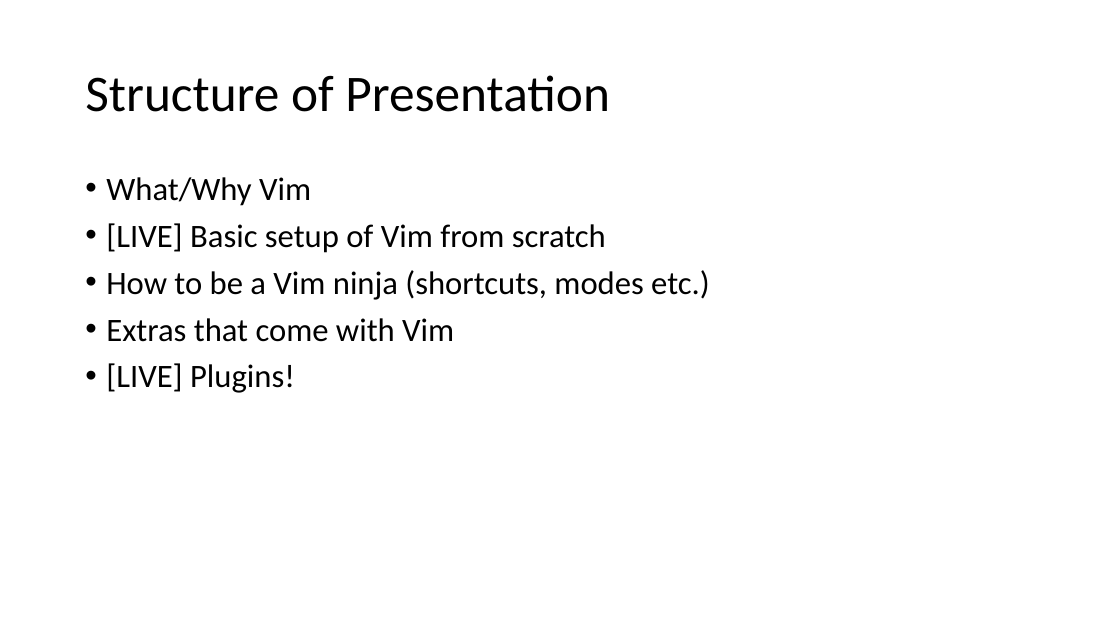
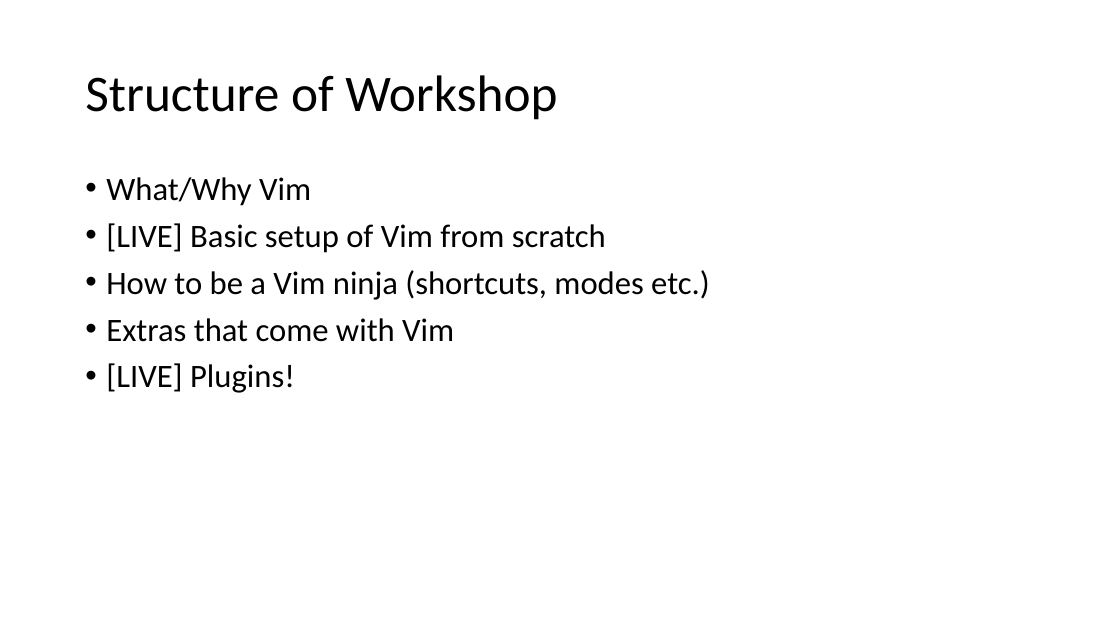
Before and after one commit to aviralmansingka/vim-talks, a slide deck: slide 2 of vim-talks.pptx. Drawn at 1120x630 pixels with LibreOffice and Linux fonts; fonts in the diff are those of the drawing. Boxes give left, top, right and bottom in pixels: in the first picture for what was removed or moved away, otherwise in the second. Text is boxed around its words. In the diff, an @@ line names an element or a change of style, - is before the commit and + after.

Commit message:
Final presentation

```diff
--- a/vim-talks.pptx
+++ b/vim-talks.pptx
@@ title at (85,75,557,120): text changed @@
-Structure of Presentation
+Structure of Workshop
```
